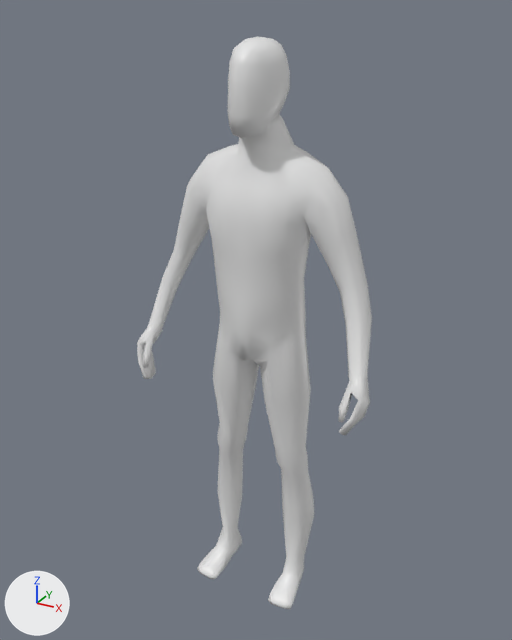
The Blender file Blender models/Character.blend: old version first, new version second.
One viewpoint serves both versions: a 50 mm lens placed at (0.915, -1.679, 1.782), pointed at (-0.019, 0.02, 0.933). Lighting does not change. The marker at lower left points along +X, +Y and +Z.

Objects in the first picture: 'Body'.
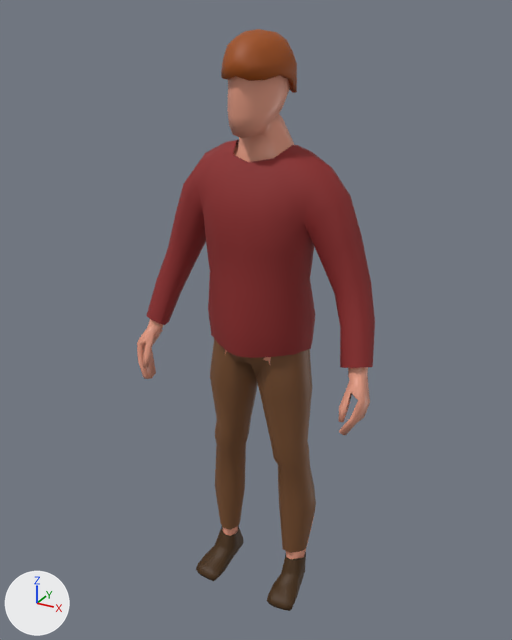
Changed parts and their boxes (x1, y1, x2, y2) in the pictures (512 x 640 px):
'Body', recoloured (white to brown): (137, 37, 372, 609) in both
'Shirt', added (red): after (146, 140, 375, 368)
'Pants', added (brown): after (210, 339, 316, 553)
'Hair', added (brown): after (221, 29, 297, 93)
'Shoes', added (brown): after (196, 526, 306, 611)

What changed in the scene script:
```text
Add mat_skin:
    mat_skin = principled_material('Skin')
    mat_skin.base_color = (0.8, 0.34, 0.233)  # beige #e79e85
    mat_skin.roughness = 0.4
Add mat_hair:
    mat_hair = principled_material('Hair')
    mat_hair.base_color = (0.349, 0.071, 0.0)  # brown #9f4b00
    mat_hair.roughness = 0.569
Add mat_shoe:
    mat_shoe = principled_material('Shoe')
    mat_shoe.base_color = (0.0604, 0.0238, 0.00135)  # brown #462b04
    mat_shoe.roughness = 0.614
Add mat_shirt:
    mat_shirt = principled_material('Shirt')
    mat_shirt.base_color = (0.27, 0.0215, 0.0215)  # red #8e2828
    mat_shirt.roughness = 0.742
Add mat_pants:
    mat_pants = principled_material('Pants')
    mat_pants.base_color = (0.197, 0.081, 0.0287)  # brown #7b502f
Change me_cube:
    where me_cube.from_pydata(...)  # 361 vertices, 348 faces, 2 loose edges; spans x 0.0..0.38, y -0.14..0.12, z 0.0..1.72
    remove me_cube.materials.append(mat_material)  # white #e7e7e7
    add me_cube.materials.append(mat_skin)  # beige #e79e85
Add me_cube_004:
    me_cube_004.from_pydata(...)  # 38 vertices, 28 faces; spans x 0.0..0.089, y -0.114..0.088, z 1.576..1.725
    me_cube_004.polygons.foreach_set('use_smooth', [True] * 28)
    me_cube_004.materials.append(mat_hair)  # brown #9f4b00
Add me_cube_003:
    me_cube_003.from_pydata(...)  # 90 vertices, 82 faces; spans x 0.092..0.185, y -0.123..0.085, z -0.005..0.108
    me_cube_003.polygons.foreach_set('use_smooth', [True] * 82)
    me_cube_003.materials.append(mat_shoe)  # brown #462b04
Add me_cube_002:
    me_cube_002.from_pydata(...)  # 104 vertices, 88 faces; spans x 0.0..0.372, y -0.128..0.132, z 0.878..1.453
    me_cube_002.polygons.foreach_set('use_smooth', [True] * 88)
    me_cube_002.materials.append(mat_shirt)  # red #8e2828
Add me_cube_001:
    me_cube_001.from_pydata(...)  # 106 vertices, 90 faces; spans x 0.0..0.188, y -0.114..0.106, z 0.139..0.994
    me_cube_001.polygons.foreach_set('use_smooth', [True] * 90)
    me_cube_001.materials.append(mat_pants)  # brown #7b502f
Add ob_hair:
    ob_hair = bpy.data.objects.new('Hair', me_cube_004)
    ob_hair.location = (0.0, 0.0, 0.0)
    _m = ob_hair.modifiers.new('Mirror', 'MIRROR')
    _m.use_clip = True
    _m = ob_hair.modifiers.new('Solidify', 'SOLIDIFY')
    _m.thickness = -0.01
    _m.use_even_offset = True
Add ob_shoes:
    ob_shoes = bpy.data.objects.new('Shoes', me_cube_003)
    ob_shoes.location = (0.0, 0.0, 0.0)
    _m = ob_shoes.modifiers.new('Mirror', 'MIRROR')
    _m.use_clip = True
Add ob_shirt:
    ob_shirt = bpy.data.objects.new('Shirt', me_cube_002)
    ob_shirt.location = (0.0, 0.0, 0.0)
    _m = ob_shirt.modifiers.new('Mirror', 'MIRROR')
    _m.use_clip = True
Add ob_pants:
    ob_pants = bpy.data.objects.new('Pants', me_cube_001)
    ob_pants.location = (0.0, 0.0, 0.0)
    _m = ob_pants.modifiers.new('Mirror', 'MIRROR')
    _m.use_clip = True
```
